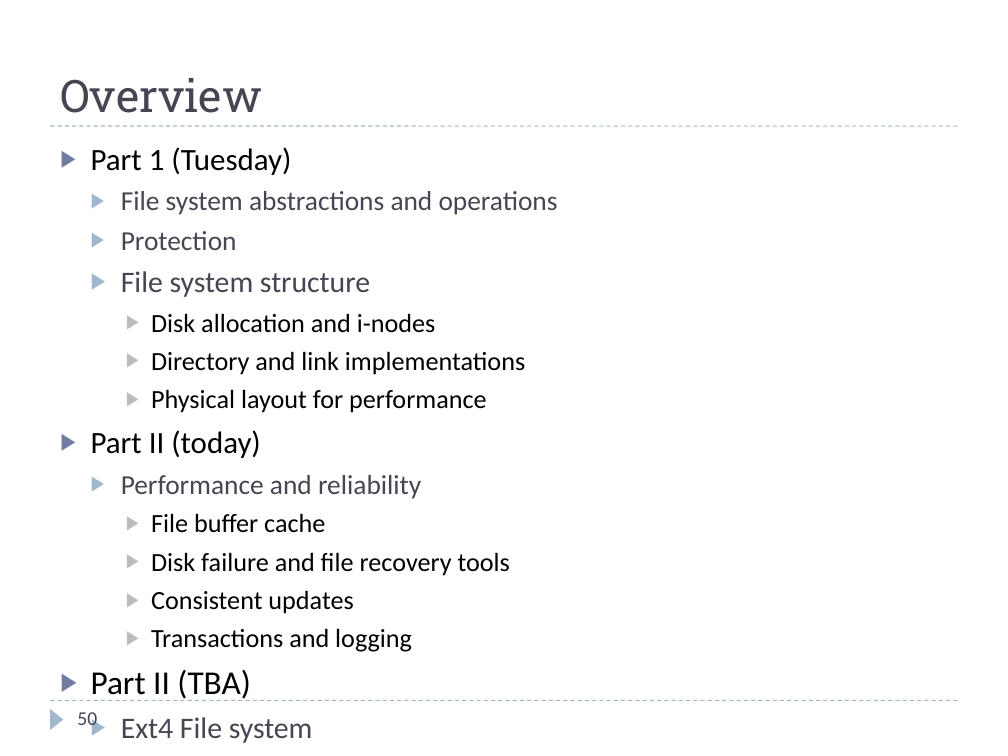
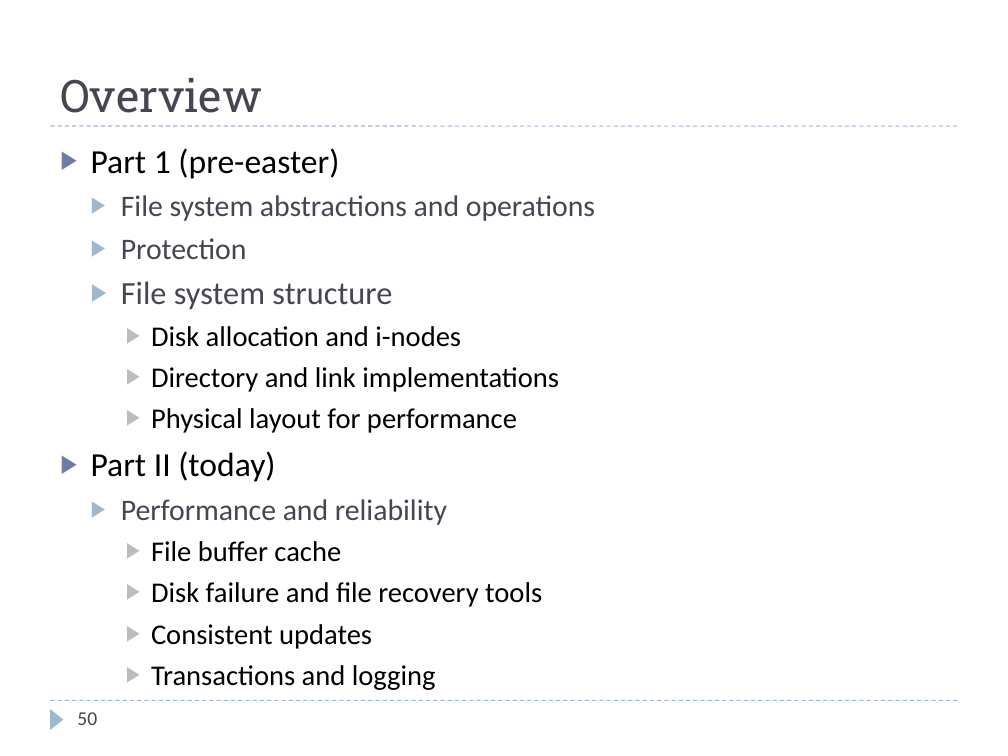
Before and after one commit to uit-inf-2201-s19/uit-inf-2201-s19.github.io, a slide deck: slide 50 of lectures/18 - File Systems.pptx. Drawn at 1008x756 pixels with LibreOffice and Linux fonts; fonts in the diff are those of the drawing. Boxes give left, top, right and bottom in pixels: in the first picture for what was removed or moved away, otherwise in the second. Text is boxed around its words. In the diff, an @@ line names an element or a change of style, - is before the commit and + after.

Commit message:
Slides for final lecture

```diff
--- a/lectures/18 - File Systems.pptx
+++ b/lectures/18 - File Systems.pptx
@@ text at (91, 148, 339, 179): text changed; size 22.1 to 24.1 pt @@
-▶ Part 1 (Tuesday)
+▶ Part 1 (pre-easter)
@@ text at (91, 195, 595, 690): size 19.6 to 21.3 pt in "File system abstractions and operations", "Protection", "Performance and reliability"; size 21.2 to 23.1 pt in "File system structure"; size 18.7 to 20.4 pt in "Disk allocation and i-nodes", "Directory and link implementations", "Physical layout for performance", "File buffer cache" and 3 more places; size 22.1 to 24.1 pt in "Part II (today)" @@
@@ text at (91, 670, 313, 743): paragraphs removed @@
-▶ Part II (TBA)
-  ▶ Ext4 File system
```
Also in this commit, not shown: 2 other slides changed, 4 other files.
